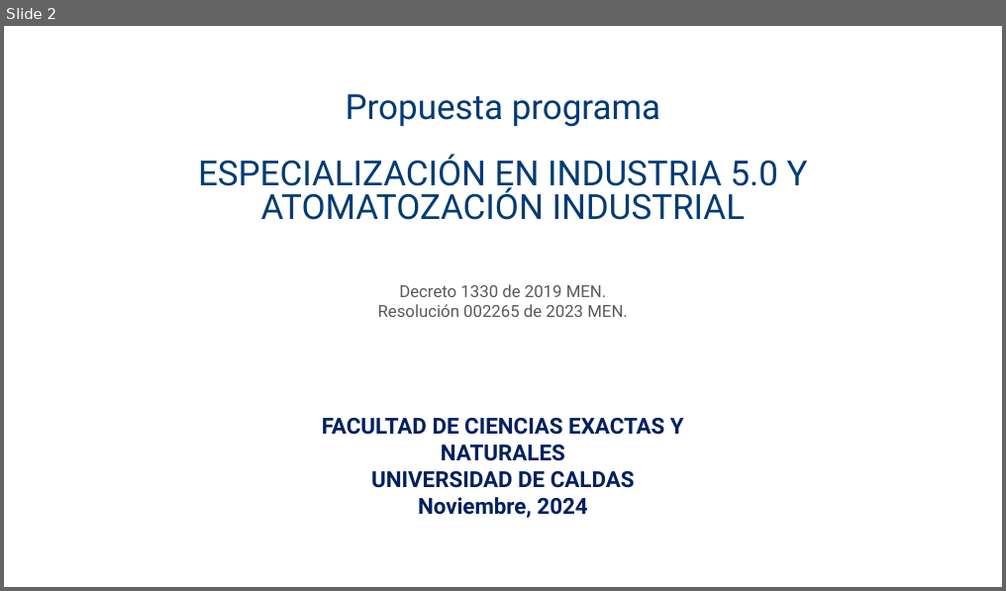
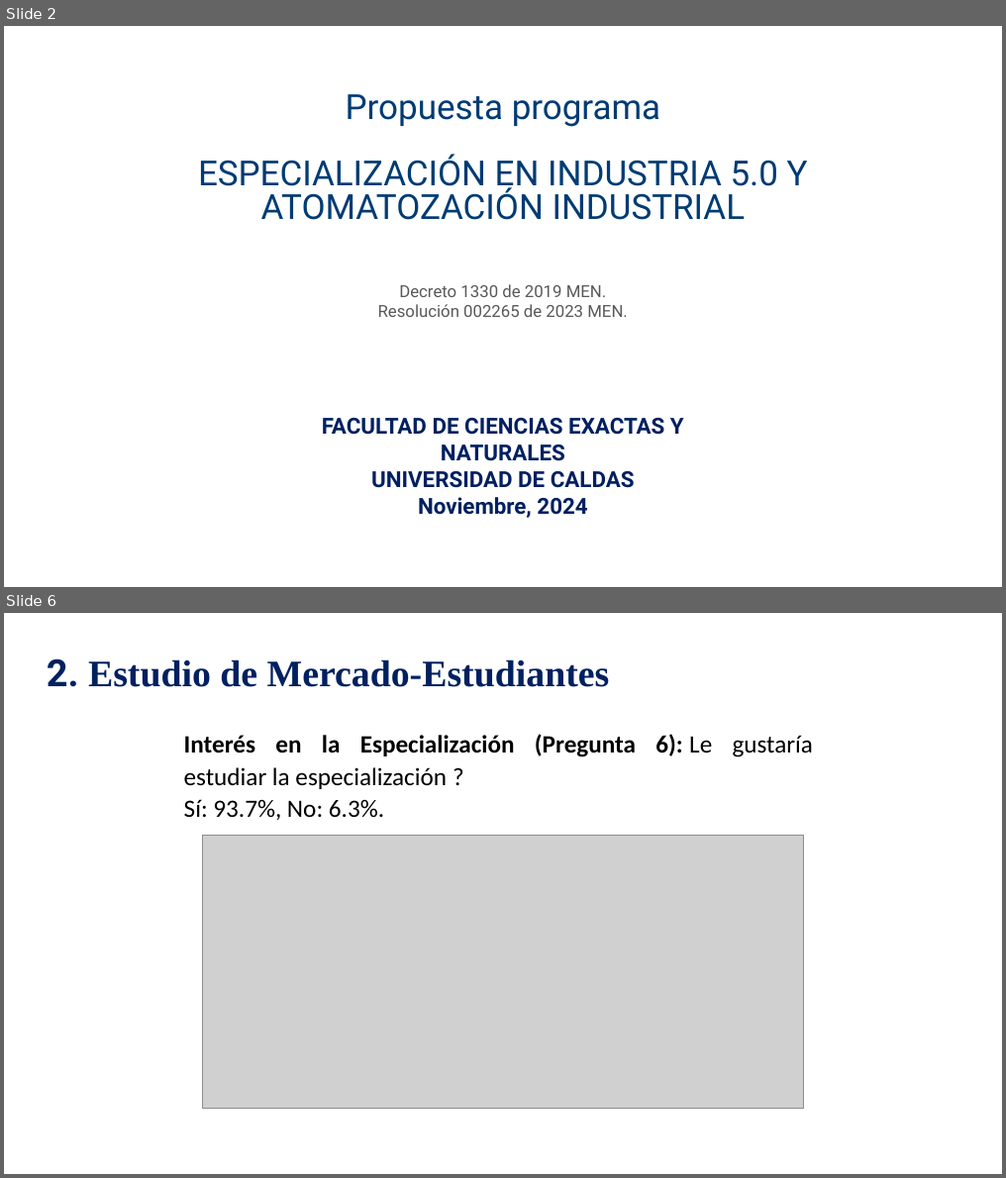
Before and after one commit to DanielVickG87/ESPECIALIZACION_EN_INDUSTRIA_5.0_Y_AUTOMATIZACION_INDUSTRIAL, a slide deck: Presentación decanatura PROGRAMA ESPECIALIZACIÓN EN INDUSTRIA 5.0.pptx. Shown one above the other, each under a label of ours: slide 2 before the commit, slides 2 and 6 after it; the slides between them are not shown. The pictures are 1006x591 and 1006x1178 pixels, drawn with LibreOffice and Linux fonts; fonts in the diff are those of the drawing; grey boxes stand for pictures; background and template pictures are left out. Boxes give left, top, right and bottom in pixels: in the first picture for what was removed or moved away, otherwise in the second. Text is boxed around its words. In the diff, an @@ line names an element or a change of style, - is before the commit and + after.

```diff
--- a/Presentación decanatura PROGRAMA ESPECIALIZACIÓN EN INDUSTRIA 5.0.pptx
+++ b/Presentación decanatura PROGRAMA ESPECIALIZACIÓN EN INDUSTRIA 5.0.pptx
@@ slide 6 added at (x1=4, y1=613, x2=1002, y2=1174), background picture (left out) @@
@@ text added at (x1=47, y1=659, x2=610, y2=687), 27 pt, text #002060, bold @@
+2. Estudio de Mercado-Estudiantes
@@ text added at (x1=184, y1=734, x2=813, y2=820), 18 pt, text #000000 @@
+  Interés en la Especialización (Pregunta 6): Le gustaría estudiar la especialización ?
+  Sí: 93.7%, No: 6.3%.
@@ picture added at (x1=203, y1=836, x2=803, y2=1109) @@
```
Also in this commit, not shown: 7 slides changed, 14 other slides added, 2 slides removed, 10 other files.
